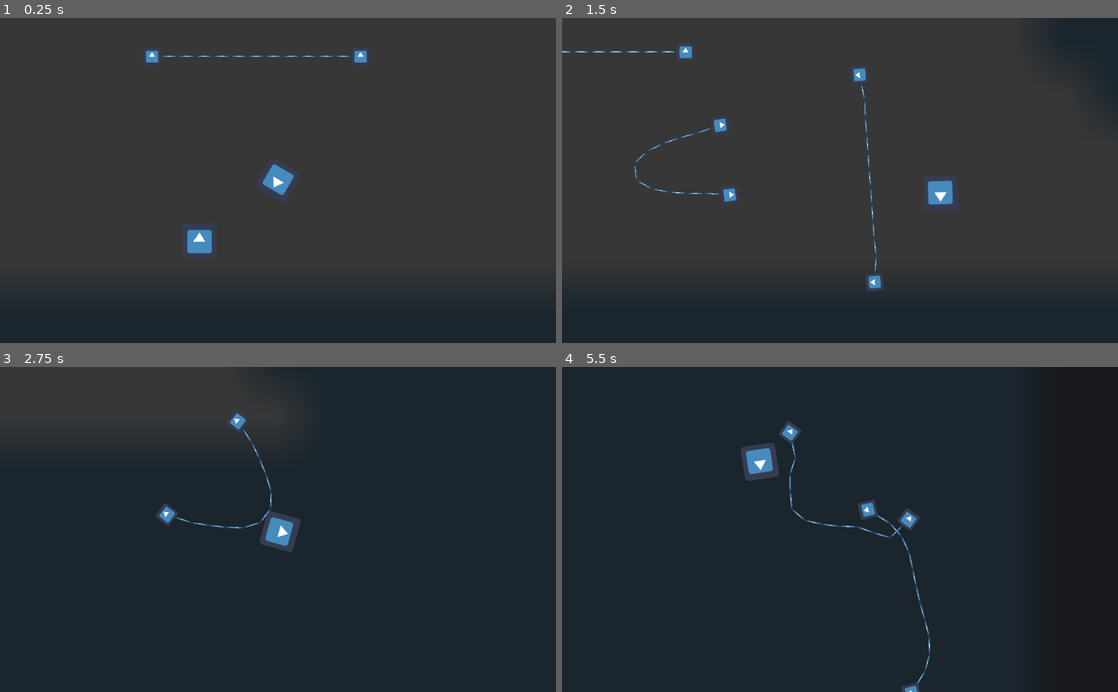
Above: before the commit, frames 1-4 (two rows, left to right).
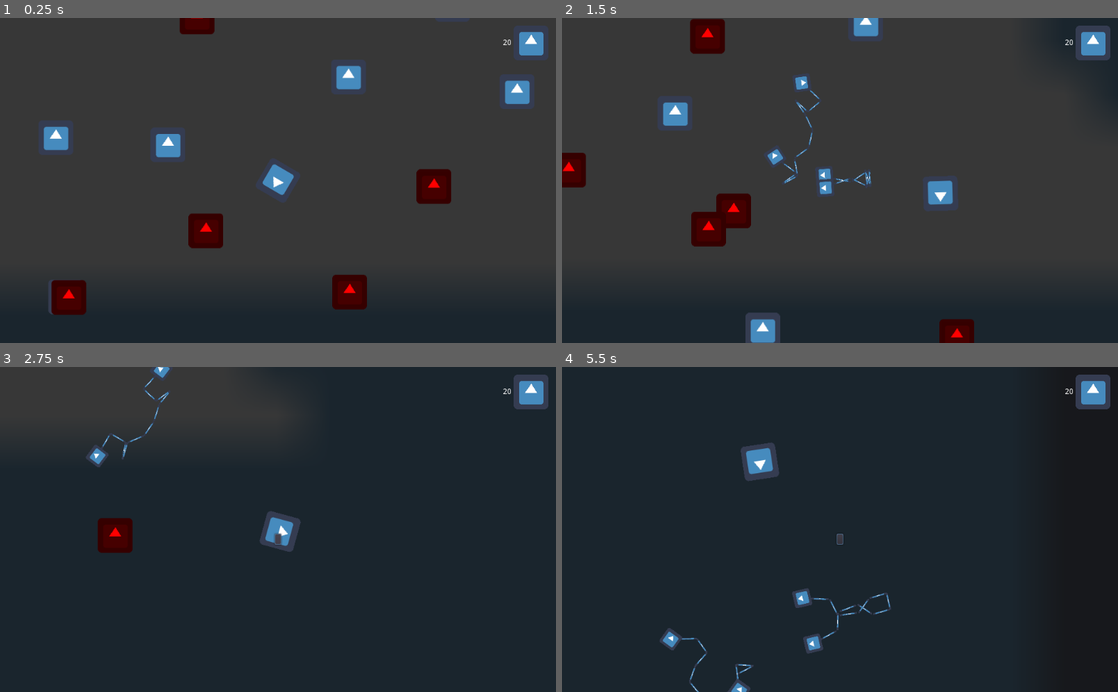
Above: after the commit, the same moments.

Repository: MyNameIsntBob/JoinedTogether
Game: Godot game, scene res://Scenes/Main.tscn
Same seed, same stepped clock (60 frames per second), same inputs: the game is played once before the commit and once after it. The engine's default icon, where the game draws it, is replaced by a stand-in: a white triangle on a blue panel in a dark square.
Inputs (mouse positions are in pixels of both pictures, inside the frame that each line leads up to):
- Up to frame 1 (0.25 s): no input
- Up to frame 2 (1.5 s): move the mouse to (962, 164) at 0.52 s; hold Right (ui_right) 0.53-1.28 s; click (962, 164) at 0.6 s; move the mouse to (728, 196) at 1.27 s; hold Down (ui_down) from 1.28 s (still down); click (728, 196) at 1.35 s
- Up to frame 3 (2.75 s): release Down (ui_down) at 2 s; click (278, 539) at 2.02 s
- Up to frame 4 (5.5 s): move the mouse to (895, 458) at 2.77 s; hold Right (ui_right) 2.78-3.53 s; click (895, 458) at 2.85 s; move the mouse to (812, 594) at 3.52 s; hold Up (ui_up) 3.53-4.28 s; click (812, 594) at 3.6 s; move the mouse to (1006, 578) at 4.27 s; hold Left (ui_left) from 4.28 s (still down); click (1006, 578) at 4.35 s; move the mouse to (673, 480) at 5.02 s; click (673, 480) at 5.1 s

The runs differ from the first frame. In frame 1, 6.9% of the frame differs, in the area x 7-99%, y 0-92%; in frame 2, 7.0%, in the area x 0-99%, y 0-100%; in frame 3, 2.3%; in frame 4, 2.5%.
Error after the commit: Attempt to call function 'add_person' in base 'null instance' on a null instance. (res://Scripts/Npc.gd:36)

Commit message:
Added love points

Diff:
--- a/Prefabs/Bullet.tscn
+++ b/Prefabs/Bullet.tscn
@@ -15,43 +15,44 @@
 position = Vector2( -64, 0 )
 
 [node name="Join1" type="PinJoint2D" parent="Rope"]
-position = Vector2( -128, 0 )
+position = Vector2( 96, 0 )
 node_a = NodePath("../../Ball1")
 node_b = NodePath("../Link")
 
 [node name="Link" parent="Rope" instance=ExtResource( 1 )]
-position = Vector2( -96, 0 )
+position = Vector2( 64, 0 )
 
 [node name="Join2" type="PinJoint2D" parent="Rope"]
-position = Vector2( -80, 0 )
+position = Vector2( 48, 0 )
 node_a = NodePath("../Link")
 node_b = NodePath("../Link2")
 
 [node name="Link2" parent="Rope" instance=ExtResource( 1 )]
-position = Vector2( -64, 0 )
+position = Vector2( 64, 0 )
 
 [node name="Join3" type="PinJoint2D" parent="Rope"]
-position = Vector2( -48, 0 )
+position = Vector2( 80, 0 )
 node_a = NodePath("../Link2")
 node_b = NodePath("../Link3")
 
 [node name="Link3" parent="Rope" instance=ExtResource( 1 )]
-position = Vector2( -32, 0 )
+position = Vector2( 64, 0 )
 
 [node name="Join4" type="PinJoint2D" parent="Rope"]
-position = Vector2( -16, 0 )
+position = Vector2( 48, 0 )
 node_a = NodePath("../Link3")
 node_b = NodePath("../Link4")
 
 [node name="Link4" parent="Rope" instance=ExtResource( 1 )]
+position = Vector2( 64, 0 )
 
 [node name="Join5" type="PinJoint2D" parent="Rope"]
-position = Vector2( 16, 0 )
+position = Vector2( 80, 0 )
 node_a = NodePath("../Link4")
 node_b = NodePath("../Link5")
 
 [node name="Link5" parent="Rope" instance=ExtResource( 1 )]
-position = Vector2( 32, 0 )
+position = Vector2( 64, 0 )
 
 [node name="Join6" type="PinJoint2D" parent="Rope"]
 position = Vector2( 48, 0 )
@@ -67,47 +68,58 @@
 node_b = NodePath("../Link7")
 
 [node name="Link7" parent="Rope" instance=ExtResource( 1 )]
-position = Vector2( 96, 0 )
+position = Vector2( 64, 0 )
 
 [node name="Join8" type="PinJoint2D" parent="Rope"]
-position = Vector2( 112, 0 )
+position = Vector2( 48, 0 )
 node_a = NodePath("../Link7")
 node_b = NodePath("../Link8")
 
 [node name="Link8" parent="Rope" instance=ExtResource( 1 )]
-position = Vector2( 128, 0 )
+position = Vector2( 64, 0 )
 
 [node name="Join9" type="PinJoint2D" parent="Rope"]
-position = Vector2( 144, 0 )
+position = Vector2( 80, 0 )
 node_a = NodePath("../Link8")
 node_b = NodePath("../Link9")
 
 [node name="Link9" parent="Rope" instance=ExtResource( 1 )]
-position = Vector2( 160, 0 )
+position = Vector2( 64, 0 )
 
 [node name="Join10" type="PinJoint2D" parent="Rope"]
-position = Vector2( 176, 0 )
+position = Vector2( 48, 0 )
 node_a = NodePath("../Link9")
 node_b = NodePath("../Link10")
 
 [node name="Link10" parent="Rope" instance=ExtResource( 1 )]
-position = Vector2( 192, 0 )
+position = Vector2( 64, 0 )
 
 [node name="Join11" type="PinJoint2D" parent="Rope"]
-position = Vector2( 208, 0 )
+position = Vector2( 80, 0 )
 node_a = NodePath("../Link10")
 node_b = NodePath("../Link11")
 
 [node name="Link11" parent="Rope" instance=ExtResource( 1 )]
-position = Vector2( 224, 0 )
+position = Vector2( 64, 0 )
 
 [node name="Join12" type="PinJoint2D" parent="Rope"]
-position = Vector2( 256, 0 )
+position = Vector2( 32, 0 )
 node_a = NodePath("../Link11")
 node_b = NodePath("../../Ball2")
 
 [node name="Ball1" parent="." instance=ExtResource( 2 )]
-position = Vector2( -192, 0 )
+position = Vector2( 32, 0 )
 
 [node name="Ball2" parent="." instance=ExtResource( 2 )]
-position = Vector2( 192, 0 )
+position = Vector2( -32, 0 )
+
+[node name="CaptureTimer" type="Timer" parent="."]
+one_shot = true
+
+[node name="KillTimer" type="Timer" parent="."]
+wait_time = 5.0
+one_shot = true
+autostart = true
+
+[connection signal="timeout" from="CaptureTimer" to="." method="_on_CaptureTimer_timeout"]
+[connection signal="timeout" from="KillTimer" to="." method="_on_KillTimer_timeout"]
--- a/Prefabs/Npc.tscn
+++ b/Prefabs/Npc.tscn
@@ -6,7 +6,12 @@
 [sub_resource type="RectangleShape2D" id=1]
 extents = Vector2( 31.8083, 32.1248 )
 
-[node name="Npc" type="KinematicBody2D"]
+[sub_resource type="CircleShape2D" id=2]
+radius = 62.9422
+
+[node name="Npc" type="KinematicBody2D" groups=[
+"NPC",
+]]
 collision_layer = 4
 collision_mask = 9
 script = ExtResource( 2 )
@@ -16,3 +21,17 @@
 
 [node name="CollisionShape2D" type="CollisionShape2D" parent="."]
 shape = SubResource( 1 )
+
+[node name="WanderTimer" type="Timer" parent="."]
+wait_time = 3.0
+autostart = true
+
+[node name="Area2D" type="Area2D" parent="."]
+collision_layer = 0
+collision_mask = 8
+
+[node name="CollisionShape2D" type="CollisionShape2D" parent="Area2D"]
+shape = SubResource( 2 )
+
+[connection signal="timeout" from="WanderTimer" to="." method="_on_WanderTimer_timeout"]
+[connection signal="body_entered" from="Area2D" to="." method="_on_Area2D_body_entered"]
--- a/Prefabs/Player.tscn
+++ b/Prefabs/Player.tscn
@@ -1,7 +1,8 @@
-[gd_scene load_steps=4 format=2]
+[gd_scene load_steps=5 format=2]
 
 [ext_resource path="res://icon.png" type="Texture" id=1]
 [ext_resource path="res://Scripts/Player.gd" type="Script" id=2]
+[ext_resource path="res://Prefabs/UI.tscn" type="PackedScene" id=3]
 
 [sub_resource type="RectangleShape2D" id=1]
 extents = Vector2( 31.8748, 31.7667 )
@@ -19,3 +20,5 @@
 [node name="Camera2D" type="Camera2D" parent="."]
 current = true
 smoothing_enabled = true
+
+[node name="CanvasLayer" parent="." instance=ExtResource( 3 )]
--- /dev/null
+++ b/Prefabs/UI.gd
@@ -0,0 +1,36 @@
+extends CanvasLayer
+
+export (NodePath) var score
+export (NodePath) var end_label
+export (NodePath) var highscore
+
+var end_text = {
+	2: "Ouch, that's just sad",
+	5: "Some love in the air. Not Much though",
+	10: 'Love',
+	20: "Love is flying.",
+	999: 'Mega love bomb'
+}
+
+func _ready():
+	score = get_node(score)
+	highscore = get_node(highscore)
+	end_label = get_node(end_label)
+
+func _process(delta):
+	$GameOverScreen.visible = Global.is_game_over
+
+	if score:
+		score.text = str(Global.score)
+
+	if highscore:
+		highscore.text = str(Global.highscore)
+
+	if end_label and Global.is_game_over:
+		end_label.text = "You got " + str(Global.score) + " love.\n" + get_end_text()
+
+func get_end_text():
+	for k in end_text.keys():
+		if Global.score < k:
+			return end_text[k]
+	return "So much love that you broke something."
--- /dev/null
+++ b/Prefabs/UI.tscn
@@ -0,0 +1,72 @@
+[gd_scene load_steps=3 format=2]
+
+[ext_resource path="res://icon.png" type="Texture" id=1]
+[ext_resource path="res://Prefabs/UI.gd" type="Script" id=2]
+
+[node name="UI" type="CanvasLayer"]
+script = ExtResource( 2 )
+
+[node name="MarginContainer" type="MarginContainer" parent="."]
+anchor_right = 1.0
+anchor_bottom = 1.0
+__meta__ = {
+"_edit_use_anchors_": false
+}
+
+[node name="VBoxContainer" type="VBoxContainer" parent="MarginContainer"]
+margin_right = 1024.0
+margin_bottom = 600.0
+
+[node name="MarginContainer" type="MarginContainer" parent="MarginContainer/VBoxContainer"]
+margin_right = 1024.0
+margin_bottom = 10.0
+rect_min_size = Vector2( 0, 10 )
+
+[node name="HBoxContainer" type="HBoxContainer" parent="MarginContainer/VBoxContainer"]
+margin_top = 14.0
+margin_right = 1024.0
+margin_bottom = 78.0
+alignment = 2
+
+[node name="Score" type="Label" parent="MarginContainer/VBoxContainer/HBoxContainer"]
+margin_left = 926.0
+margin_top = 25.0
+margin_right = 942.0
+margin_bottom = 39.0
+text = "20"
+
+[node name="TextureRect" type="TextureRect" parent="MarginContainer/VBoxContainer/HBoxContainer"]
+margin_left = 946.0
+margin_right = 1010.0
+margin_bottom = 64.0
+texture = ExtResource( 1 )
+
+[node name="MarginContainer" type="MarginContainer" parent="MarginContainer/VBoxContainer/HBoxContainer"]
+margin_left = 1014.0
+margin_right = 1024.0
+margin_bottom = 64.0
+rect_min_size = Vector2( 10, 0 )
+
+[node name="GameOverScreen" type="CenterContainer" parent="."]
+anchor_right = 1.0
+anchor_bottom = 1.0
+
+[node name="VBoxContainer" type="VBoxContainer" parent="GameOverScreen"]
+margin_left = 506.0
+margin_top = 272.0
+margin_right = 518.0
+margin_bottom = 328.0
+
+[node name="EndLabel" type="Label" parent="GameOverScreen/VBoxContainer"]
+margin_right = 12.0
+margin_bottom = 14.0
+
+[node name="Highscore" type="Label" parent="GameOverScreen/VBoxContainer"]
+margin_top = 18.0
+margin_right = 12.0
+margin_bottom = 32.0
+
+[node name="Button" type="Button" parent="GameOverScreen/VBoxContainer"]
+margin_top = 36.0
+margin_right = 12.0
+margin_bottom = 56.0
--- a/Scenes/Main.tscn
+++ b/Scenes/Main.tscn
@@ -1,8 +1,7 @@
-[gd_scene load_steps=5 format=2]
+[gd_scene load_steps=4 format=2]
 
 [ext_resource path="res://Prefabs/Npc.tscn" type="PackedScene" id=1]
 [ext_resource path="res://Prefabs/Player.tscn" type="PackedScene" id=2]
-[ext_resource path="res://Prefabs/Bullet.tscn" type="PackedScene" id=3]
 [ext_resource path="res://Prefabs/Background.tscn" type="PackedScene" id=4]
 
 [node name="Node2D" type="Node2D"]
@@ -14,6 +13,53 @@
 
 [node name="Npc" parent="." instance=ExtResource( 1 )]
 position = Vector2( -144.06, 111.138 )
+gender = 1
 
-[node name="Bullet" parent="." instance=ExtResource( 3 )]
-position = Vector2( -39.1284, -229.476 )
+[node name="Npc2" parent="." instance=ExtResource( 1 )]
+position = Vector2( -391.355, -66.3104 )
+
+[node name="Npc3" parent="." instance=ExtResource( 1 )]
+position = Vector2( -142.172, -281.514 )
+gender = 1
+
+[node name="Npc4" parent="." instance=ExtResource( 1 )]
+position = Vector2( 309, -324.932 )
+
+[node name="Npc5" parent="." instance=ExtResource( 1 )]
+position = Vector2( 303.336, -5.9024 )
+gender = 1
+
+[node name="Npc6" parent="." instance=ExtResource( 1 )]
+position = Vector2( 129.664, -213.555 )
+
+[node name="Npc7" parent="." instance=ExtResource( 1 )]
+position = Vector2( 122.113, 224.403 )
+gender = 1
+
+[node name="Npc8" parent="." instance=ExtResource( 1 )]
+position = Vector2( -217.682, -81.4124 )
+
+[node name="Npc9" parent="." instance=ExtResource( 1 )]
+position = Vector2( 88.1331, -362.687 )
+gender = 1
+
+[node name="Npc10" parent="." instance=ExtResource( 1 )]
+position = Vector2( 433.591, -143.708 )
+
+[node name="Npc11" parent="." instance=ExtResource( 1 )]
+position = Vector2( 539.305, 209.301 )
+gender = 1
+
+[node name="Npc12" parent="." instance=ExtResource( 1 )]
+position = Vector2( 169.306, 362.209 )
+
+[node name="Npc13" parent="." instance=ExtResource( 1 )]
+position = Vector2( -147.835, 326.341 )
+gender = 1
+
+[node name="Npc14" parent="." instance=ExtResource( 1 )]
+position = Vector2( -404.569, 224.403 )
+
+[node name="Npc15" parent="." instance=ExtResource( 1 )]
+position = Vector2( -404.569, 224.403 )
+gender = 1
--- a/Scripts/Bullet.gd
+++ b/Scripts/Bullet.gd
@@ -3,20 +3,44 @@
 var shoot_dir : Vector2
 export var shoot_speed : float
 
-# Declare member variables here. Examples:
-# var a = 2
-# var b = "text"
+var persons := []
 
-
-# Called when the node enters the scene tree for the first time.
 func _ready():
 	shoot_dir = shoot_dir.normalized()
 	if shoot_dir != Vector2.ZERO:
-		$Ball1.add_central_force(shoot_dir * shoot_speed)
-		$Ball2.add_central_force(shoot_dir * shoot_speed)
+		$Ball1.linear_velocity = shoot_dir * shoot_speed
+		$Ball2.linear_velocity = shoot_dir * shoot_speed
+		$Ball1.add_central_force(rotate_vel(shoot_dir, -(PI / 2)) * 20)
+		$Ball2.add_central_force(rotate_vel(shoot_dir, (PI / 2)) * 20)
+#		$Ball1.add_central_force(shoot_dir * shoot_speed / 2)
+#		$Ball2.add_central_force(shoot_dir * shoot_speed)
 
+func add_person(obj):
+	if len(persons) == 0:
+		start_capture()
+	persons.append(obj)
 
-# Called every frame. 'delta' is the elapsed time since the previous frame.
-#func _process(delta):
-#	rotate(delta * 100)
-#	pass
+func start_capture():
+	$KillTimer.stop()
+	$CaptureTimer.start()
+
+func rotate_vel(velocity, angle):
+	var new_velocity = Vector2.ZERO
+	new_velocity.x = (velocity.x * cos(angle) - velocity.y * sin(angle))
+	new_velocity.y = (velocity.x * sin(angle) + velocity.y * cos(angle))
+	return new_velocity
+
+func _on_CaptureTimer_timeout():
+	Global.add_points(len(persons))
+	for p in persons:
+		if is_instance_valid(p):
+			p.queue_free()
+	self.queue_free()
+
+func _on_KillTimer_timeout():
+	self.queue_free()
+
+func queue_free():
+	if len(get_tree().get_nodes_in_group("NPC")):
+		Global.game_over()
+	.queue_free()
--- a/Scripts/Character.gd
+++ b/Scripts/Character.gd
@@ -3,16 +3,10 @@
 
 var velocity : Vector2
 var input_vector : Vector2
-var max_speed := 1000
+var max_speed := 100
 var friction := 0.3 # 0.2
 var acceleration := 1500
 
-# Called when the node enters the scene tree for the first time.
-func _ready():
-	pass # Replace with function body.
-
-
-# Called every frame. 'delta' is the elapsed time since the previous frame.
 func _process(delta):
 
 	if input_vector == Vector2.ZERO:
--- /dev/null
+++ b/Scripts/Global.gd
@@ -0,0 +1,22 @@
+extends Node
+
+var score := 0
+var is_game_over := false
+var highscore := 0
+
+func game_over():
+	is_game_over = true
+
+func add_points(amount):
+	if amount == 0:
+		return
+
+	if amount == 1:
+		score -= 1
+		return
+
+	if amount == 2:
+		score += 3
+		return
+
+	amount += amount
--- a/Scripts/Npc.gd
+++ b/Scripts/Npc.gd
@@ -1,15 +1,36 @@
 extends 'res://Scripts/Character.gd'
 
-# Declare member variables here. Examples:
-# var a = 2
-# var b = "text"
+var wait_time = 3.0
+var wait_range = 1.0
+
+var captured := false
 
 
-# Called when the node enters the scene tree for the first time.
+enum genders {
+	Male,
+	Female
+}
+export (genders) var gender
+
 func _ready():
-	pass # Replace with function body.
+	if gender == genders.Female:
+#		$Sprite.modulate = new Color(1, 0, 0)
+		$Sprite.modulate = Color(1, 0, 0)
+		pass
+	randomize()
+	_on_WanderTimer_timeout()
 
+func change_wander_direction():
+	input_vector = Vector2(rand_range(-1, 1), rand_range(-1, 1))
 
-# Called every frame. 'delta' is the elapsed time since the previous frame.
-#func _process(delta):
-#	pass
+func _on_WanderTimer_timeout():
+	$WanderTimer.wait_time = rand_range(wait_time - wait_range, wait_time + wait_range)
+	change_wander_direction()
+
+func _on_Area2D_body_entered(body):
+	if captured:
+		return
+	$WanderTimer.stop()
+	input_vector = Vector2.ZERO
+	captured = true
+	body.find_parent('Bullet').add_person(self)
--- a/Scripts/Player.gd
+++ b/Scripts/Player.gd
@@ -1,21 +1,11 @@
 extends 'res://Scripts/Character.gd'
-
-
-# Declare member variables here. Examples:
-# var a = 2
-# var b = "text"
 
 onready var BULLETS = preload("res://Prefabs/Bullet.tscn")
 
-# Called when the node enters the scene tree for the first time.
 func _ready():
-	pass # Replace with function body.
+	max_speed = 1000
 
-
-# Called every frame. 'delta' is the elapsed time since the previous frame.
 func _process(delta):
-#	print(rotation)
-
 	input_vector = Vector2.ZERO
 
 	input_vector.x = Input.get_action_strength("ui_right") - Input.get_action_strength("ui_left")
--- a/project.godot
+++ b/project.godot
@@ -13,6 +13,10 @@
 config/name="JoinedTogether"
 run/main_scene="res://Scenes/Main.tscn"
 config/icon="res://icon.png"
+
+[autoload]
+
+Global="*res://Scripts/Global.gd"
 
 [input]
 
Not shown: 1 places in Prefabs/Npc.tscn that only renumber resources
